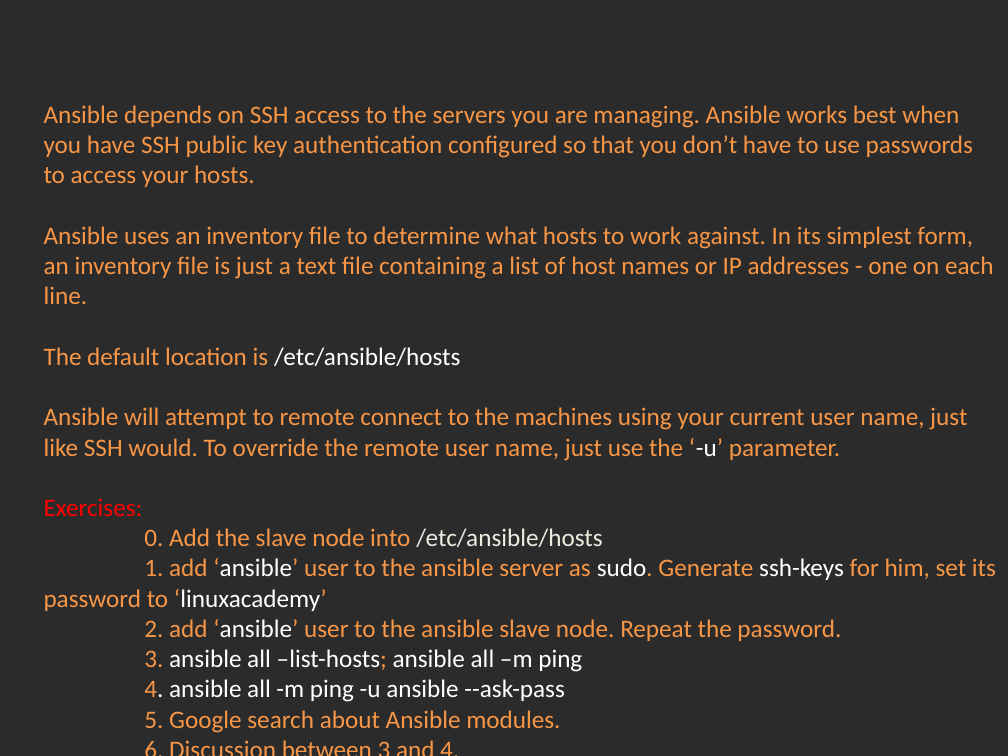
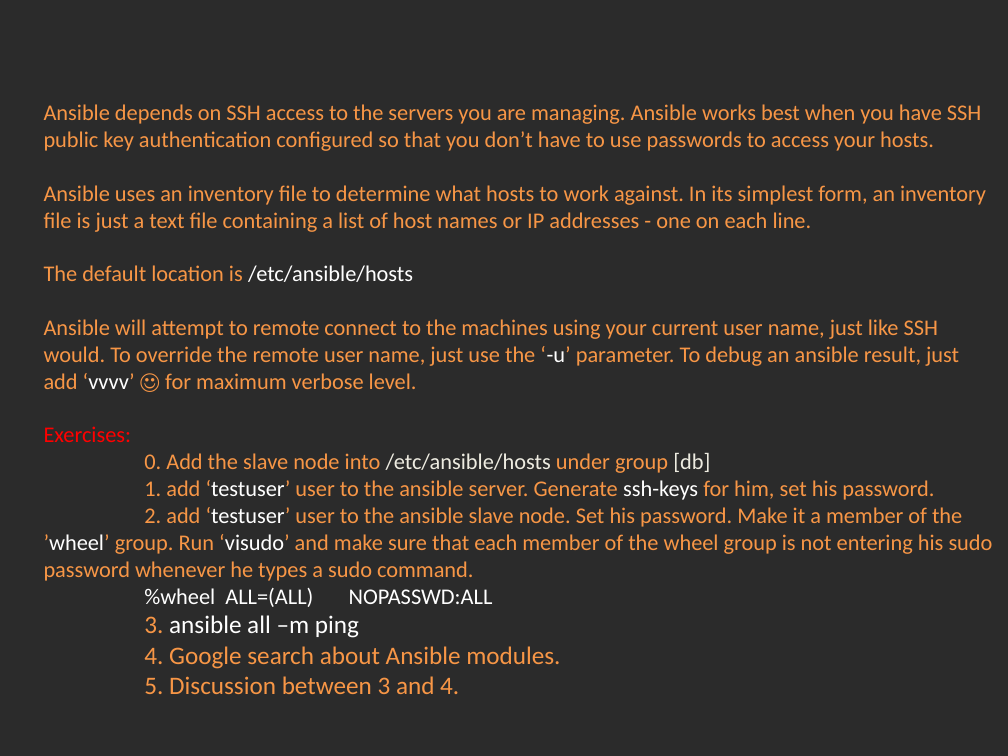
Before and after one commit to Academy-Soft-Intellect/Linux-Course, a slide deck: slide 2 of 16.ConfigurationManagement_With_Ansible/16-Conf_Man_Ansible.pptx. Drawn at 1008x756 pixels with LibreOffice and Linux fonts; fonts in the diff are those of the drawing; background and template pictures are left out; a plain dark background stands for a picture behind light text. Boxes give left, top, right and bottom in pixels: in the first picture for what was removed or moved away, otherwise in the second. Text is boxed around its words. In the diff, an @@ line names an element or a change of style, - is before the commit and + after.

Commit message:
Ansible.

```diff
--- a/16.ConfigurationManagement_With_Ansible/16-Conf_Man_Ansible.pptx
+++ b/16.ConfigurationManagement_With_Ansible/16-Conf_Man_Ansible.pptx
@@ text at bbox=[44, 104, 986, 442]: size 18 to 16 pt in "Ansible depends on SSH access to the ...", "Ansible uses an inventory file to determine ...", "The default location is /etc/ansible/hosts", "Exercises:" @@
@@ text at bbox=[44, 319, 959, 389]: text changed; size 18 to 16 pt @@
-Ansible will attempt to remote connect to the machines using your current user name, just like SSH would. To override the remote user name, just use the ‘-u’ parameter.
+Ansible will attempt to remote connect to the machines using your current user name, just like SSH would. To override the remote user name, just use the ‘-u’ parameter. To debug an ansible result, just add ‘vvvv’ ☺ for maximum verbose level.
@@ text at bbox=[44, 453, 993, 694]: text changed; size 18 to 16 pt @@
-0. Add the slave node into /etc/ansible/hosts
-1. add ‘ansible’ user to the ansible server as sudo. Generate ssh-keys for him, set its password to ‘linuxacademy’
-2. add ‘ansible’ user to the ansible slave node. Repeat the password.
-3. ansible all –list-hosts; ansible all –m ping
-4. ansible all -m ping -u ansible --ask-pass
-5. Google search about Ansible modules.
-6. Discussion between 3 and 4.
+0. Add the slave node into /etc/ansible/hosts under group [db]
+1. add ‘testuser’ user to the ansible server. Generate ssh-keys for him, set his password.
+2. add ‘testuser’ user to the ansible slave node. Set his password. Make it a member of the ’wheel’ group. Run ‘visudo’ and make sure that each member of the wheel group is not entering his sudo password whenever he types a sudo command.
+%wheel ALL=(ALL) NOPASSWD:ALL
+3. ansible all –m ping
+4. Google search about Ansible modules.
+5. Discussion between 3 and 4.
```
Also in this commit, not shown: 4 other slides changed.
